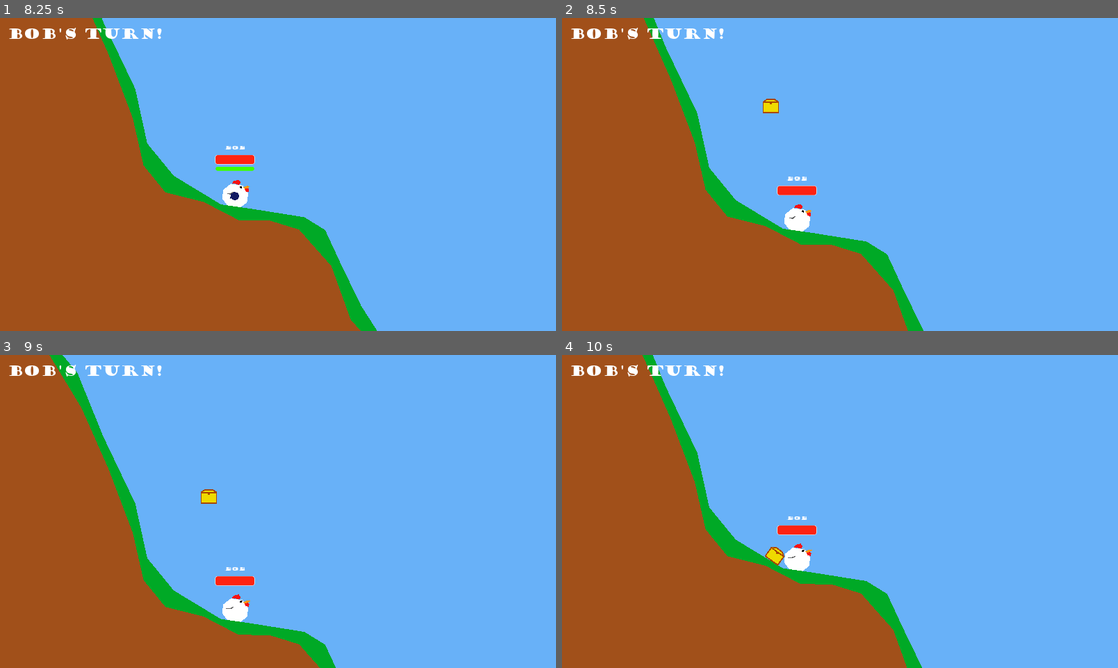
Above: before the commit, frames 1-4 (two rows, left to right).
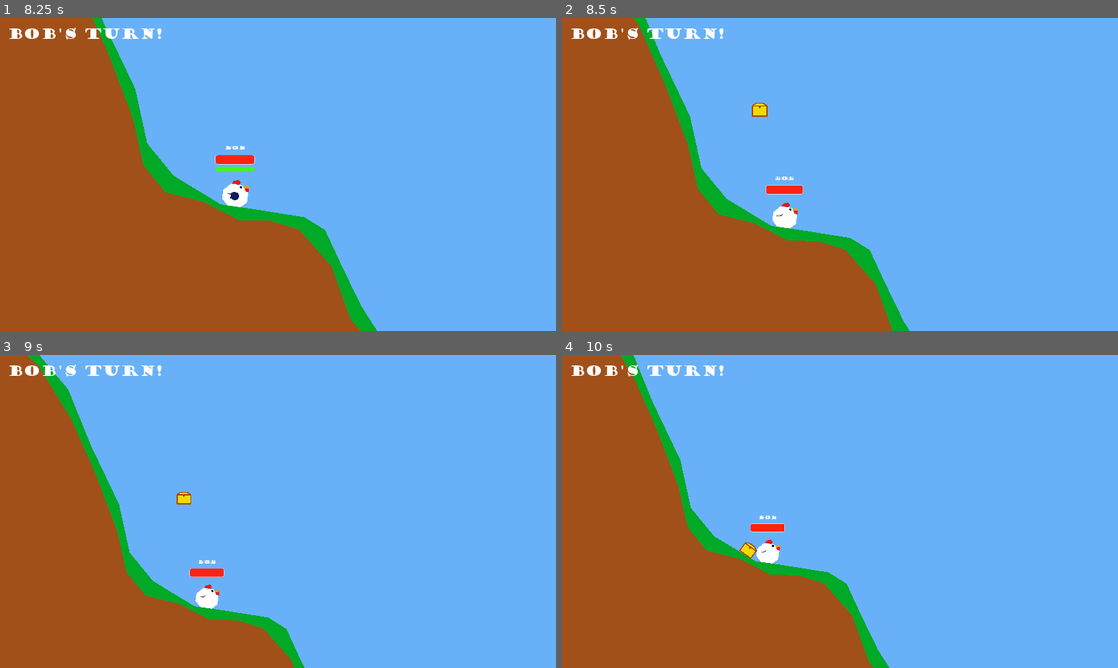
Above: after the commit, the same moments.

Repository: Athakaspen/NotWorms
Game: Godot game, scene res://MainScenes/MainMenu.tscn
Two runs of this game, one before a commit and one after it. Both use one fixed random seed, a clock stepped at 60 frames per second and the inputs below. The engine's default icon, where the game draws it, is replaced by a stand-in: a white triangle on a blue panel in a dark square.
Inputs (mouse positions are in pixels of both pictures, inside the frame that each line leads up to):
- Up to frame 1 (8.25 s): click "Start" at 0.5 s; click "Start" at 1.25 s; tap Enter (ui_accept) at 2, 2.75, 5.75 s; move the mouse to (305, 174) at 2.02 s; hold Space (ready) 2.03-2.78 s; hold Up (ui_up) 2.03-4.25 s; tap W (jump) at 2.27, 3.02, 6.02, 6.77, 7.52 s; move the mouse to (250, 174) at 2.77 s; tap Backspace (end_turn) at 2.85, 7.35 s; tap Space (ready) at 3.05, 6.05, 7.55 s; move the mouse to (289, 168) at 3.52 s; hold Space (ready) 3.53-4.25 s; click "Ready (A)" at 4.25 s; click "Ready (A)" at 5 s; move the mouse to (272, 180) at 5.77 s; hold Up (ui_up) from 5.78 s (still down); click (272, 180) at 5.85 s; move the mouse to (316, 177) at 6.52 s; hold Space (ready) 6.53-7.28 s; move the mouse to (233, 171) at 7.27 s; move the mouse to (283, 174) at 8.02 s; hold Space (ready) from 8.03 s (still down)
- Up to frame 2 (8.5 s): keep holding Up (ui_up); keep holding Space (ready)
- Up to frame 3 (9 s): move the mouse to (255, 505) at 8.77 s; release Up (ui_up) at 8.78 s; release Space (ready) at 8.78 s; hold D (right) from 8.78 s (still down); click (255, 505) at 8.85 s
- Up to frame 4 (10 s): tap W (jump) at 9.02, 9.77 s; tap Space (ready) at 9.05 s; move the mouse to (867, 511) at 9.52 s; release D (right) at 9.53 s; hold Up (ui_up) from 9.53 s (still down); hold Space (ready) from 9.53 s (still down)

Frame 1 is identical in both runs. In frame 2, 4.1% of the frame differs, in the area x 13-65%, y 0-100%; in frame 3, 6.3%; in frame 4, 7.0%, in the area x 10-65%, y 0-100%.

Commit message:
Damage popups added

Diff:
--- /dev/null
+++ b/Scripts/DamagePopup.gd
@@ -0,0 +1,24 @@
+extends Node2D
+
+# vertical speed per second
+var speed : float = 80.0
+export(Curve) var alpha_curve
+
+onready var kill_timer = $KillTimer
+
+func set_lifespan(sec : float):
+	$KillTimer.wait_time = sec
+
+func set_text(text : String):
+	$Label.text = text
+
+func set_color(color : Color):
+	$Label.modulate = color
+
+# Called every frame. 'delta' is the elapsed time since the previous frame.
+func _process(delta):
+	self.position += Vector2.UP * speed * delta
+	self.modulate.a = alpha_curve.interpolate(1 - kill_timer.time_left/kill_timer.wait_time)
+
+func _on_KillTimer_timeout():
+	self.queue_free()
--- a/Scripts/Player.gd
+++ b/Scripts/Player.gd
@@ -9,8 +9,7 @@
 onready var turn_queue = $".."
 onready var tag = $GamerTag
 
-#var controller_aim_speed = 1000
-#var max_aim_dist = 600
+var damage_popup_res = preload("res://SubScenes/DamagePopup.tscn")
 
 export var MAX_HEALTH = 100
 var health
@@ -103,6 +102,7 @@
 # before the actual turn begins. It's here to set up visuals mostly.
 func init_preturn():
 	in_preturn = true
+#	MatchInfo.game_camera.reset_zoom()
 #	aim_point.position = player_body.position
 	player_body.set_state_preturn()
 	tag.set_turn_active(true)
@@ -158,6 +158,15 @@
 	# decrease health
 	health = int(clamp(health-value, 0, MAX_HEALTH))
 
+	# create popup
+	var damage_popup = damage_popup_res.instance()
+	damage_popup.set_text("-" + str(value))
+	damage_popup.set_color(Color.red)
+	damage_popup.set_lifespan(1.0)
+	damage_popup.position = player_body.position \
+		+ Vector2(rand_range(-20, 20), rand_range(-10, 10))
+	get_parent().level.add_child(damage_popup)
+
 	update_healthbar()
 
 	if health == 0:
--- a/Scripts/TurnQueue.gd
+++ b/Scripts/TurnQueue.gd
@@ -78,6 +78,9 @@
 		if STATE == State.GAMEOVER:
 			do_endgame()
 			break
+
+		# Reset zoom after the player's turn is done
+		MatchInfo.game_camera.reset_zoom()
 
 		turns_til_next_chest -= 1
 		if turns_til_next_chest <= 0:
--- /dev/null
+++ b/SubScenes/DamagePopup.tscn
@@ -0,0 +1,30 @@
+[gd_scene load_steps=5 format=2]
+
+[ext_resource path="res://Scripts/DamagePopup.gd" type="Script" id=1]
+[ext_resource path="res://Fonts/GOUDYSTO.TTF" type="DynamicFontData" id=2]
+
+[sub_resource type="Curve" id=1]
+_data = [ Vector2( 0, 1 ), 0.0, 0.0, 0, 0, Vector2( 1, 0 ), 0.0, 0.0, 0, 0 ]
+
+[sub_resource type="DynamicFont" id=2]
+size = 24
+font_data = ExtResource( 2 )
+
+[node name="DamagePopup" type="Node2D"]
+script = ExtResource( 1 )
+alpha_curve = SubResource( 1 )
+
+[node name="Label" type="Label" parent="."]
+margin_left = -104.0
+margin_top = -26.0
+margin_right = 104.0
+margin_bottom = 8.0
+custom_fonts/font = SubResource( 2 )
+text = "Text!"
+align = 1
+
+[node name="KillTimer" type="Timer" parent="."]
+one_shot = true
+autostart = true
+
+[connection signal="timeout" from="KillTimer" to="." method="_on_KillTimer_timeout"]
